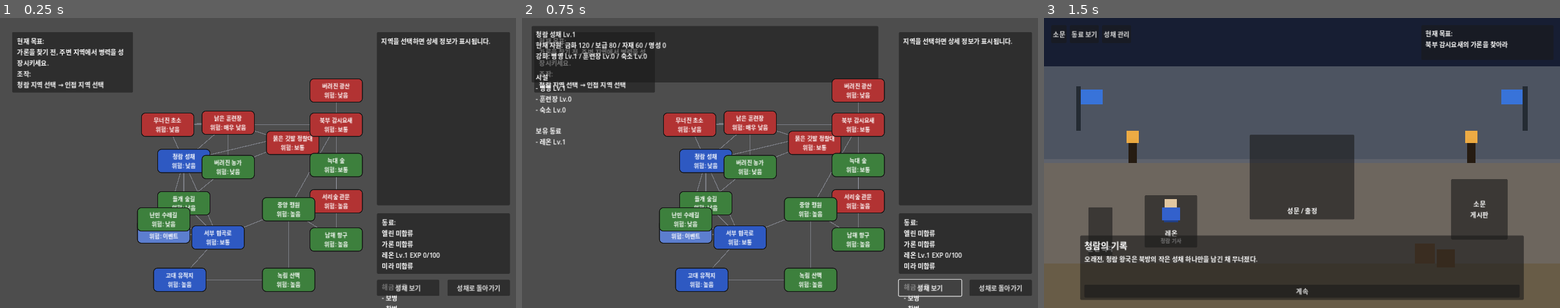
Above: before the commit, frames 1-3 (left to right).
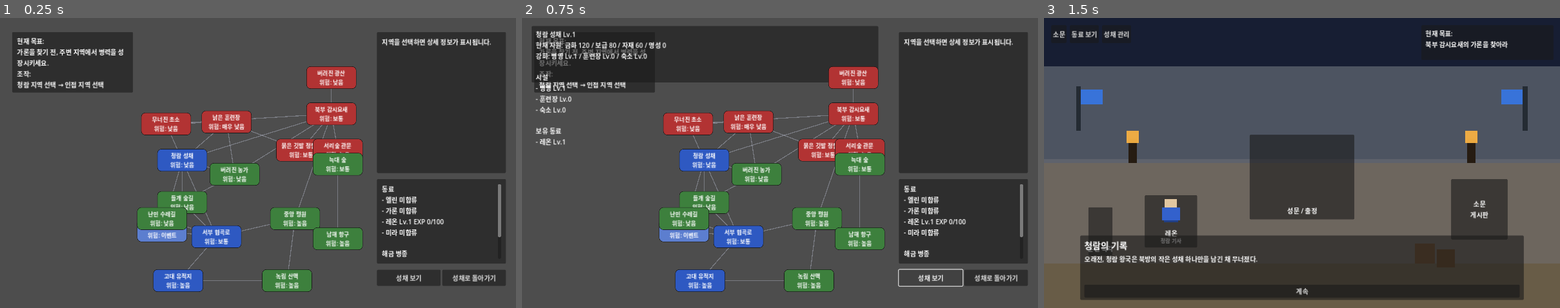
Above: after the commit, the same moments.

Repository: yogitobi31/season-of-warlords
Game: Godot game, scene res://scenes/WorldMap.tscn
Two runs of this game, one before a commit and one after it. Both use one fixed random seed, a clock stepped at 60 frames per second and the inputs below. This scene is started directly instead of the project's main scene.
Inputs:
- Up to frame 1 (0.25 s): no input
- Up to frame 2 (0.75 s): click "성채 보기" at 0.5 s
- Up to frame 3 (1.5 s): click "성채로 돌아가기" at 1.25 s

The runs differ from the first frame. In frame 1, 14% of the frame differs, in the area x 26-99%, y 4-100%; in frame 2, 14%; in frame 3, nothing differs.

Commit message:
Polish world map layout and panel readability

Diff:
--- a/scripts/RegionData.gd
+++ b/scripts/RegionData.gd
@@ -5,19 +5,19 @@
 	return {
 		"r1": {"name": "청람 성채", "owner": 0, "pos": Vector2(390, 325), "adjacent": ["t1", "t2", "t3", "t4", "t5", "r2", "r4"], …(319 unchanged characters)…
 		"t1": {"name": "낡은 훈련장", "owner": 1, "pos": Vector2(500, 230), "adjacent": ["r1", "t2", "t6"], "danger": "매우 낮음", "re …(357 unchanged characters)…
-		"t2": {"name": "버려진 농가", "owner": 2, "pos": Vector2(500, 340), "adjacent": ["r1", "t1", "t4", "r2"] …(336 unchanged characters)…
+		"t2": {"name": "버려진 농가", "owner": 2, "pos": Vector2(520, 360), "adjacent": ["r1", "t1", "t4", "r2"] …(336 unchanged characters)…
 		"t3": {"name": "무너진 초소", "owner": 1, "pos": Vector2(350, 235), "adjacent": ["r1", "t1", "r2"], "danger": "낮음", "recom …(371 unchanged characters)…
 		"t4": {"name": "들개 숲길", "owner": 2, "pos": Vector2(390, 430), "adjacent": ["r1", "t2", "t5", "r4"], "danger": "낮음", " …(332 unchanged characters)…
 		"t5": {"name": "난민 야영지", "owner": 0, "pos": Vector2(310, 500), "adjacent": ["r1", "t4", "r4"], "danger": "이벤트", "reco …(329 unchanged characters)…
-		"t6": {"name": "붉은 깃발 정찰대", "owner": 1, "pos": Vector2(660, 280), "adjacent": ["t1", "r2"], "danger":  …(363 unchanged characters)…
-		"r2": {"name": "북부 감시요새", "owner": 1, "pos": Vector2(780, 235), "adjacent": ["r1", "t2", "t3", "t6",  …(412 unchanged characters)…
-		"r3": {"name": "서리숲 관문", "owner": 1, "pos": Vector2(820, 425), "adjacent": ["r2", "r6", "s3"], "dang …(211 unchanged characters)…
+		"t6": {"name": "붉은 깃발 정찰대", "owner": 1, "pos": Vector2(685, 300), "adjacent": ["t1", "r2"], "danger":  …(363 unchanged characters)…
+		"r2": {"name": "북부 감시요새", "owner": 1, "pos": Vector2(760, 210), "adjacent": ["r1", "t2", "t3", "t6",  …(412 unchanged characters)…
+		"r3": {"name": "서리숲 관문", "owner": 1, "pos": Vector2(820, 300), "adjacent": ["r2", "r6", "s3"], "dang …(211 unchanged characters)…
 		"r4": {"name": "서부 협곡로", "owner": 0, "pos": Vector2(475, 515), "adjacent": ["r1", "t4", "t5", "r5", "r7", "s2"], "dan …(199 unchanged characters)…
-		"r5": {"name": "중앙 평원", "owner": 2, "pos": Vector2(650, 445), "adjacent": ["r2", "r4", "r6", "r8"], …(225 unchanged characters)…
+		"r5": {"name": "중앙 평원", "owner": 2, "pos": Vector2(670, 470), "adjacent": ["r2", "r4", "r6", "r8"], …(225 unchanged characters)…
 		"r6": {"name": "남해 항구", "owner": 2, "pos": Vector2(810, 520), "adjacent": ["r3", "r5"], "danger": "높음", "recommended" …(183 unchanged characters)…
 		"r7": {"name": "고대 유적지", "owner": 0, "pos": Vector2(380, 640), "adjacent": ["r4", "r8"], "danger": "높음", "recommended …(247 unchanged characters)…
 		"r8": {"name": "녹림 산맥", "owner": 2, "pos": Vector2(650, 640), "adjacent": ["r5", "r7"], "danger": "높음", "recommended" …(207 unchanged characters)…
-		"s1": {"name": "버려진 광산", "owner": 1, "pos": Vector2(815, 150), "adjacent": ["r2"], "danger": "낮음", "recommended": "기본 병력", "encounter_type": "bandit", "expected_enemy_classes": ["infantry"], "reward": {"gold": 30, "supplies": 12, "materials": 55, "renown": 2, "companion_exp": 20}},
+		"s1": {"name": "버려진 광산", "owner": 1, "pos": Vector2(760, 120), "adjacent": ["r2"], "danger": "낮음", "recommended": "기본 병력", "encounter_type": "bandit", "expected_enemy_classes": ["infantry"], "reward": {"gold": 30, "supplies": 12, "materials": 55, "renown": 2, "companion_exp": 20}},
 		"s2": {"name": "난민 수레길", "owner": 2, "pos": Vector2(120, 470), "adjacent": ["r4"], "danger": "낮음", "recommended": "숙소 Lv.1", "encounter_type": "quest", "expected_enemy_classes": ["infantry"], "reward": {"gold": 35, "supplies": 16, "materials": 12, "renown": 18, "companion_exp": 22}},
 		"s3": {"name": "늑대 숲", "owner": 2, "pos": Vector2(840, 335), "adjacent": ["r3"], "danger": "보통", "recommended": "훈련장 Lv.1", "encounter_type": "beast", "expected_enemy_classes": ["cavalry", "infantry"], "reward": {"gold": 85, "supplies": 20, "materials": 16, "renown": 6, "companion_exp": 34}}
 	}
--- a/scripts/RegionNode.gd
+++ b/scripts/RegionNode.gd
@@ -8,7 +8,7 @@
 @export var owner_faction: int = 0
 @export var adjacent_regions: Array = []
 
-const REGION_SIZE := Vector2(132, 60)
+const REGION_SIZE := Vector2(124, 56)
 
 var is_selected: bool = false
 var is_attackable: bool = false
@@ -75,18 +75,18 @@
 		base_color = GameState.FACTION_COLORS.get(owner_faction, Color.DIM_GRAY)
 
 	var border_color: Color = Color(0.08, 0.08, 0.08)
-	var border_width: int = 2
+	var border_width: int = 1
 	if is_selected:
 		border_color = Color(1.0, 0.95, 0.1)
-		border_width = 4
+		border_width = 3
 	elif is_attackable:
 		border_color = Color(1.0, 0.65, 0.0)
-		border_width = 4
+		border_width = 3
 
 	if is_rumor_target:
 		border_color = Color(1.0, 0.9, 0.2)
-		if border_width < 4:
-			border_width = 4
+		if border_width < 3:
+			border_width = 3
 
 	if owner_faction == GameState.PLAYER_FACTION:
 		base_color = Color(0.18, 0.35, 0.76)
@@ -119,6 +119,7 @@
 	add_theme_color_override("font_pressed_color", Color.WHITE)
 	add_theme_color_override("font_focus_color", Color.WHITE)
 	add_theme_font_size_override("font_size", 14)
+	add_theme_constant_override("line_spacing", 2)
 	text_overrun_behavior = TextServer.OVERRUN_NO_TRIMMING
 
 func _on_pressed() -> void:
--- a/scripts/WorldMap.gd
+++ b/scripts/WorldMap.gd
@@ -3,12 +3,12 @@
 const OBJECTIVE_PANEL_POS: Vector2 = Vector2(30, 35)
 const OBJECTIVE_PANEL_SIZE: Vector2 = Vector2(300, 150)
 const DETAIL_PANEL_POS: Vector2 = Vector2(935, 35)
-const DETAIL_PANEL_SIZE: Vector2 = Vector2(330, 430)
-const COMPANION_PANEL_POS: Vector2 = Vector2(935, 485)
-const COMPANION_PANEL_SIZE: Vector2 = Vector2(330, 150)
+const DETAIL_PANEL_SIZE: Vector2 = Vector2(320, 350)
+const COMPANION_PANEL_POS: Vector2 = Vector2(935, 400)
+const COMPANION_PANEL_SIZE: Vector2 = Vector2(320, 210)
 const MAP_AREA_POS: Vector2 = Vector2(340, 120)
 const MAP_AREA_SIZE: Vector2 = Vector2(560, 560)
-const REGION_SIZE: Vector2 = Vector2(132, 60)
+const REGION_SIZE: Vector2 = Vector2(124, 56)
 
 var region_nodes: Dictionary = {}
 var info_label: Label
@@ -58,14 +58,15 @@
 	add_child(region_panel)
 
 	var region_scroll: ScrollContainer = ScrollContainer.new()
-	region_scroll.position = Vector2(10, 10)
-	region_scroll.size = Vector2(310, 410)
+	region_scroll.position = Vector2(12, 12)
+	region_scroll.size = Vector2(296, 326)
 	region_panel.add_child(region_scroll)
 
 	region_detail_label = Label.new()
-	region_detail_label.custom_minimum_size = Vector2(296, 396)
+	region_detail_label.custom_minimum_size = Vector2(292, 322)
 	region_detail_label.size_flags_horizontal = Control.SIZE_EXPAND_FILL
 	region_detail_label.autowrap_mode = TextServer.AUTOWRAP_WORD_SMART
+	region_detail_label.add_theme_constant_override("line_spacing", 3)
 	region_detail_label.text = "지역을 선택하면 상세 정보가 표시됩니다."
 	region_scroll.add_child(region_detail_label)
 
@@ -74,23 +75,29 @@
 	status_panel.size = COMPANION_PANEL_SIZE
 	add_child(status_panel)
 
+	var companion_scroll: ScrollContainer = ScrollContainer.new()
+	companion_scroll.position = Vector2(12, 12)
+	companion_scroll.size = Vector2(296, 186)
+	status_panel.add_child(companion_scroll)
+
 	companions_label = Label.new()
-	companions_label.position = Vector2(12, 10)
-	companions_label.size = Vector2(306, 130)
+	companions_label.custom_minimum_size = Vector2(292, 182)
+	companions_label.size_flags_horizontal = Control.SIZE_EXPAND_FILL
 	companions_label.autowrap_mode = TextServer.AUTOWRAP_WORD_SMART
-	status_panel.add_child(companions_label)
+	companions_label.add_theme_constant_override("line_spacing", 3)
+	companion_scroll.add_child(companions_label)
 
 	fortress_button = Button.new()
 	fortress_button.text = "성채 보기"
-	fortress_button.position = Vector2(935, 650)
-	fortress_button.size = Vector2(155, 40)
+	fortress_button.position = Vector2(935, 625)
+	fortress_button.size = Vector2(158, 40)
 	fortress_button.pressed.connect(_on_fortress_button_pressed)
 	add_child(fortress_button)
 
 	return_button = Button.new()
 	return_button.text = "성채로 돌아가기"
-	return_button.position = Vector2(1110, 650)
-	return_button.size = Vector2(155, 40)
+	return_button.position = Vector2(1097, 625)
+	return_button.size = Vector2(158, 40)
 	return_button.pressed.connect(_on_return_button_pressed)
 	add_child(return_button)
 
@@ -173,17 +180,17 @@
 		node.set_attackable(_is_attackable_from_selection(region_id))
 
 func refresh_companions_panel() -> void:
-	var lines: Array[String] = ["동료:"]
+	var lines: Array[String] = ["동료"]
 	for companion_variant: Variant in GameState.get_companions_list():
 		var companion: Dictionary = companion_variant
 		if companion.get("joined", false):
-			lines.append("%s Lv.%d EXP %d/100" % [
+			lines.append("- %s Lv.%d EXP %d/100" % [
 				companion.get("name", "?"),
 				int(companion.get("level", 1)),
 				int(companion.get("exp", 0))
 			])
 		else:
-			lines.append("%s 미합류" % companion.get("name", "?"))
+			lines.append("- %s 미합류" % companion.get("name", "?"))
 	lines.append("")
 	lines.append("해금 병종")
 	lines.append("- 보병")
@@ -405,16 +412,24 @@
 
 func _format_region_detail(region_id: String, region_data: Dictionary, reward_text: String, enemy_preview: String) -> String:
 	var lines: Array[String] = []
+	lines.append("[지역 정보]")
 	lines.append("지역: %s" % GameState.get_region_name(region_id))
 	lines.append("세력: %s" % GameState.FACTION_NAMES.get(GameState.get_region_owner(region_id), "미상"))
 	lines.append("위험도: %s" % str(region_data.get("danger", "보통")))
+	lines.append("")
+	lines.append("[전투 정보]")
 	lines.append("권장 준비: %s" % str(region_data.get("recommended", "기본 병력")))
 	lines.append("전투 유형: %s" % str(region_data.get("encounter_type", "미상")))
 	lines.append("예상 적: %s" % enemy_preview)
-	lines.append("획득 보상: %s" % reward_text)
+	lines.append("")
+	lines.append("[획득 보상]")
+	lines.append(reward_text.replace(" / 명성 ", "\n명성 "))
+	lines.append("")
+	lines.append("[활용]")
 	lines.append("보상 성격: %s" % str(region_data.get("economy_role", "일반")))
 	lines.append("활용 팁: %s" % str(region_data.get("suggested_use", "전력을 점검하고 출정하세요.")))
 	if region_data.has("unlock_class"):
+		lines.append("")
 		lines.append("해금 요소: %s" % str(region_data.get("unlock_class", "")))
 	return "\n".join(lines)
 
